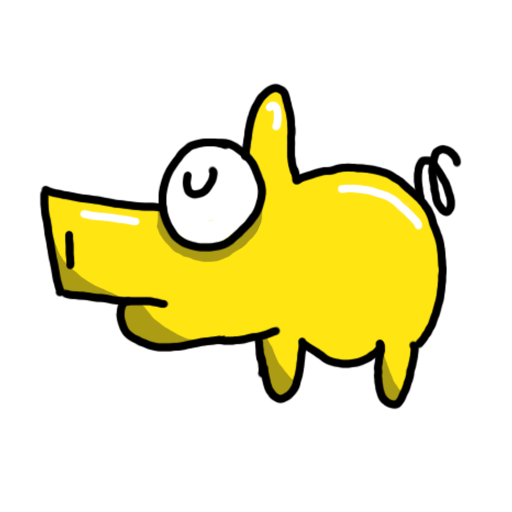
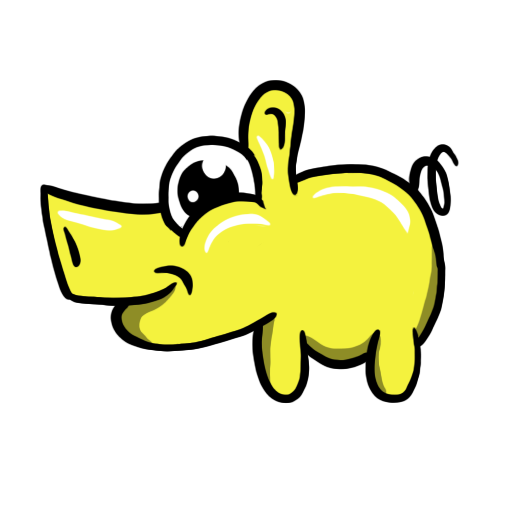
Revision of a layered (512, 512) image; what changed, layer by layer:
added layer "Ebene 13" above "Lines" over (187, 153, 227, 203)
added layer "Lines" above "Ebene 12" over (40, 80, 459, 404)
added layer "Ebene 12" above "Ebene 11" over (57, 93, 411, 254)
added layer "Ebene 11" above "Ebene 10" over (117, 167, 442, 396)
added layer "Ebene 10" above "Ebene 14" over (43, 86, 442, 399)
moved "Ebene 1" into group "Gruppe 2", painted on it over (39, 83, 462, 410)
moved "Gruppe 1" into group "Gruppe 2" over (39, 80, 462, 410)
painted on "Ebene 6" over (170, 234, 254, 263)
painted on "Ebene 4" over (176, 210, 252, 247)
